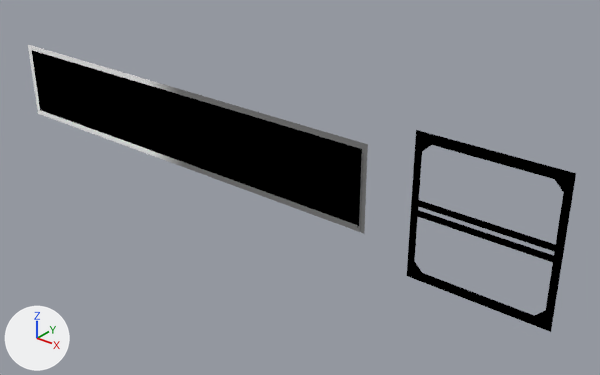
Renders of the Blender file HelmetHUD_Inventory.blend from each side of a commit.
Before and after are seen from a 50 mm camera at (0.0256, -0.0231, 0.0135) aimed at (0.0063, 0.001, -0.0015). Every picture has the same lights, and +X, +Y and +Z are marked at lower left.

The first picture shows 'Inventory', 'InventoryBar'.
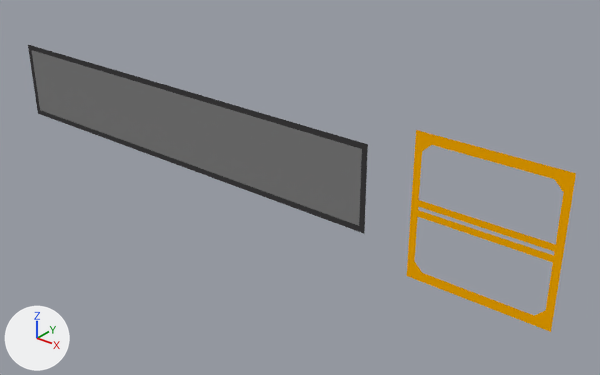
The change, as JSON lines over the scene's bpy script:
```json
{"block": "me_cube_006", "where": "me_cube_006.from_pydata(...)  # 28 vertices, 15 faces; spans x -0.0102..0.0178, y -0.0001..0.0, z -0.0029..0.0029"}
{"block": "me_cube_006", "where": "# used by ob_inventory; location = (0.0, 0.0, 0.0)"}
{"block": "me_cube_006", "change": "me_cube_006 part 1: texture (UV) coordinates of 15 of 15 faces, centred in x -0.0101..0.0177, y -0.0001..0.0, z -0.0027..0.0027, changed; they spanned u 0.02..0.04, v 0.97..0.99 and now span u 0.01..0.02, v 0.97..0.99"}
{"block": "me_cube_017", "where": "me_cube_017.from_pydata(...)  # 4 vertices, 1 face; spans x 0.00995..0.01, y -0.0001, z -0.00163..0.00163"}
{"block": "me_cube_017", "where": "# used by ob_inventorybar; location = (0.0, 0.0, 0.0)"}
{"block": "me_cube_017", "change": "me_cube_017 part 2: texture (UV) coordinates of 1 of 1 face, centred in x 0.00997, y -0.0001, z 0.0, changed; they spanned u 0.04..0.04, v 0.97..0.98 and now span u 0.02..0.02, v 0.97..0.98"}
{"op": "add", "block": "ob_inventorybar", "code": "ob_inventorybar.hide_set(True)  # its collection is switched off"}
```

What differs and where, as boxes [x1, y1, x2, y2] in the pictures (600 x 375 px):
```json
{"object": "InventoryBar", "change": "hidden", "before": [357, 149, 361, 228]}
{"part": 1, "of": "me_cube_006", "change": "surface changed", "before": [28, 45, 576, 332], "after": [28, 45, 576, 332], "on screen": "black to grey"}
```
